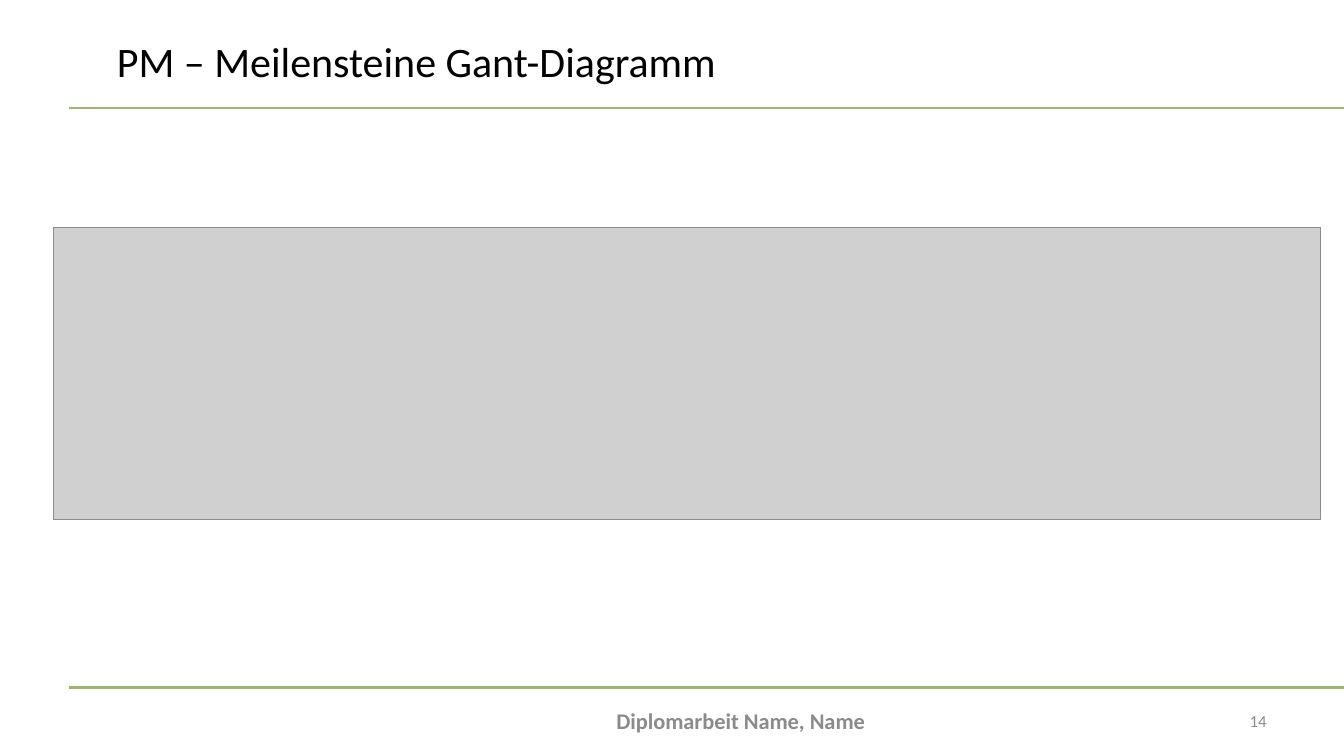
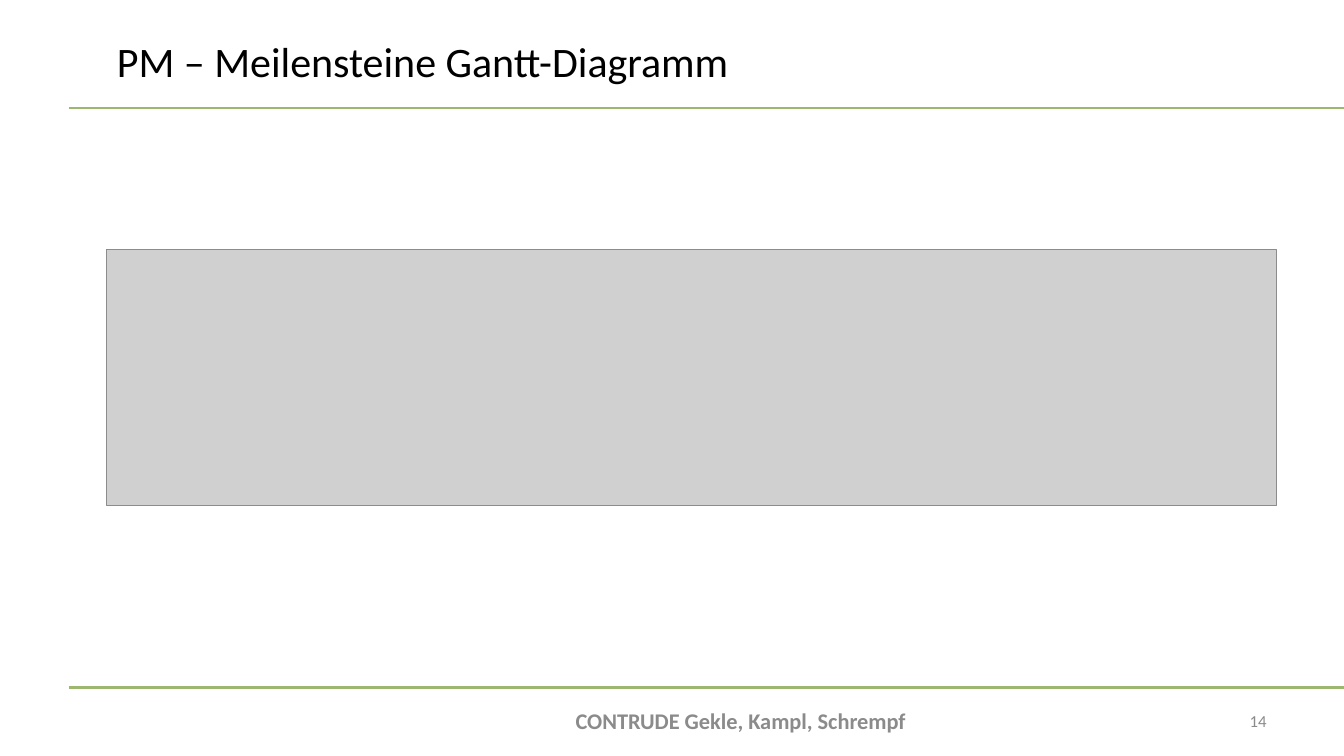
Before and after one commit to bitsneak/Contrude, a slide deck: slide 14 of Diplomarbeit/doc/Presentations/DA-Präsentation2024_Erstpräsentation.pptx. Drawn at 1344x756 pixels with LibreOffice and Linux fonts; fonts in the diff are those of the drawing; grey boxes stand for pictures; background and template pictures are left out. Boxes give left, top, right and bottom in pixels: in the first picture for what was removed or moved away, otherwise in the second. Text is boxed around its words. In the diff, an @@ line names an element or a change of style, - is before the commit and + after.

Commit message:
updated gantt diagram #26

```diff
--- a/Diplomarbeit/doc/Presentations/DA-Präsentation2024_Erstpräsentation.pptx
+++ b/Diplomarbeit/doc/Presentations/DA-Präsentation2024_Erstpräsentation.pptx
@@ title at (117, 48, 729, 85): text changed @@
-PM – Meilensteine Gant-Diagramm
+PM – Meilensteine Gantt-Diagramm
@@ picture: place and size @@
-picture at (53, 227, 1321, 519)
+picture at (107, 250, 1277, 506)
@@ text at (576, 713, 906, 733): text changed @@
-Diplomarbeit Name, Name
+CONTRUDE Gekle, Kampl, Schrempf
```
Also in this commit, not shown: 2 other slides changed, 4 other files.
